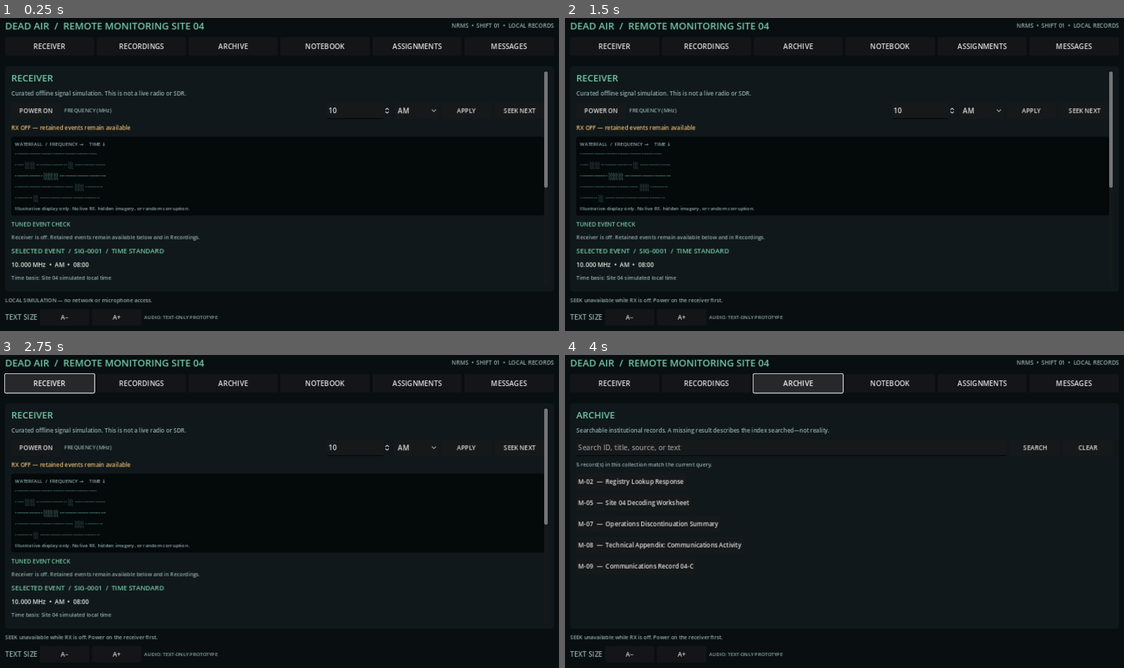
Above: before the commit, frames 1-4 (two rows, left to right).
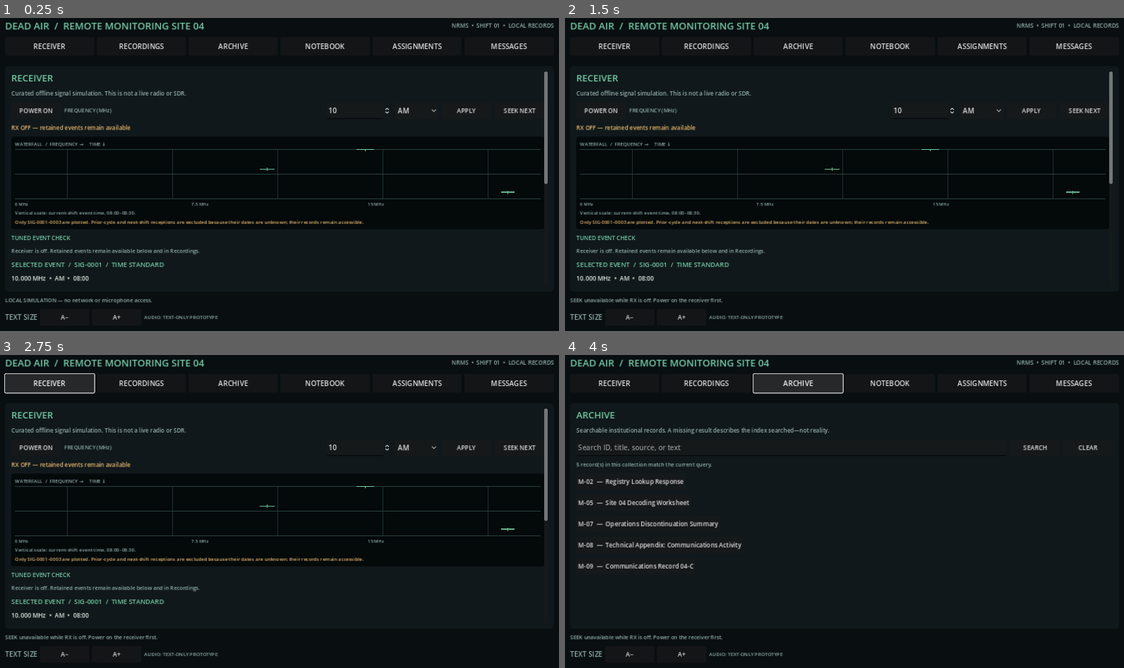
Above: after the commit, the same moments.

Repository: nuentoter/dead-air
Game: Godot game, scene res://scenes/main.tscn
Same seed, same stepped clock (60 frames per second), same inputs: the game is played once before the commit and once after it.
Inputs:
- Up to frame 1 (0.25 s): no input
- Up to frame 2 (1.5 s): click "SEEK NEXT" at 0.5 s; click "SEEK NEXT" at 1.25 s
- Up to frame 3 (2.75 s): click "RECEIVER" at 2 s
- Up to frame 4 (4 s): click "RECORDINGS" at 2.75 s; click "ARCHIVE" at 3.5 s

The runs differ from the first frame. In frame 1, 3.2% of the frame differs, in the area x 2-98%, y 41-85%; in frame 2, 3.2%; in frame 3, 3.2%; in frame 4, nothing differs.

Commit message:
Replace waterfall placeholder with deterministic current-shift signal plot

Diff:
--- a/scripts/main.gd
+++ b/scripts/main.gd
@@ -11,6 +11,40 @@
 const MUTED = Color(0.57, 0.68, 0.67, 1)
 const ACCENT = Color(0.45, 0.79, 0.65, 1)
 const WARNING = Color(0.91, 0.72, 0.43, 1)
+
+class WaterfallPlot extends Control:
+	var events: Array = []
+
+	func _ready() -> void:
+		custom_minimum_size = Vector2(0, 112)
+		queue_redraw()
+
+	func _draw() -> void:
+		var plot_size := size
+		draw_rect(Rect2(Vector2.ZERO, plot_size), Color(0.018, 0.035, 0.04, 1), true)
+		for step in range(1, 10):
+			var x := plot_size.x * float(step) / 10.0
+			draw_line(Vector2(x, 0), Vector2(x, plot_size.y), Color(0.12, 0.2, 0.19, 1), 1.0)
+		for minute in [0, 15, 30]:
+			var y := plot_size.y * float(minute) / 30.0
+			draw_line(Vector2(0, y), Vector2(plot_size.x, y), Color(0.16, 0.25, 0.23, 1), 1.0)
+		for event in events:
+			var event_id := String(event.get("id", ""))
+			if not ["SIG-0001", "SIG-0002", "SIG-0003"].has(event_id):
+				continue
+			var parts: PackedStringArray = String(event.get("time_label", "08:00")).split(":")
+			if parts.size() != 2:
+				continue
+			var minutes := int(parts[0]) * 60 + int(parts[1])
+			var relative_minutes := clampf(float(minutes - 480), 0.0, 30.0)
+			var y := plot_size.y * relative_minutes / 30.0
+			var frequency := clampf(float(event.get("frequency_mhz", 0.0)), 0.0, 15.0)
+			var x := plot_size.x * frequency / 15.0
+			var strength := clampf(float(event.get("strength", 0.5)), 0.0, 1.0)
+			var half_width := 5.0 + strength * 18.0
+			var trace_color := Color(0.22, 0.48, 0.39, 1).lerp(Color(0.5, 0.88, 0.68, 1), strength)
+			draw_line(Vector2(maxf(0.0, x - half_width), y), Vector2(minf(plot_size.x, x + half_width), y), trace_color, 3.0)
+			draw_line(Vector2(x, maxf(0.0, y - 4.0)), Vector2(x, minf(plot_size.y, y + 4.0)), trace_color, 2.0)
 
 var game
 var root_column: VBoxContainer
@@ -333,10 +367,16 @@
 	var visual := VBoxContainer.new()
 	frame.add_child(visual)
 	_add_text("WATERFALL  /  FREQUENCY →     TIME ↓", 11, MUTED, visual)
-	var bands := ["················································", "····· ░░ ·················· ░ ··················", "················ ░░░ ···························", "·································· ░░ ··········", "·········· ░ ···································"]
-	for i in range(bands.size()):
-		_add_text(bands[i], 14, ACCENT if i == 2 else Color(0.32, 0.55, 0.48, 1), visual)
-	_add_text("Illustrative display only. No live RF, hidden imagery, or random corruption.", 11, MUTED, visual)
+	var plot := WaterfallPlot.new()
+	plot.events = Catalog.EVENTS
+	plot.size_flags_horizontal = Control.SIZE_EXPAND_FILL
+	visual.add_child(plot)
+	var axis_row := _row(visual)
+	_add_text("0 MHz", 10, MUTED, axis_row)
+	_add_text("7.5 MHz", 10, MUTED, axis_row)
+	_add_text("15 MHz", 10, MUTED, axis_row)
+	_add_text("Vertical scale: current-shift event time, 08:00–08:30.", 11, MUTED, visual)
+	_add_text("Only SIG-0001–0003 are plotted. Prior-cycle and next-shift receptions are excluded because their dates are unknown; their records remain accessible.", 11, WARNING, visual)
 
 func _toggle_receiver() -> void:
 	var next_power := not bool(game.data.get("receiver_power", false))
